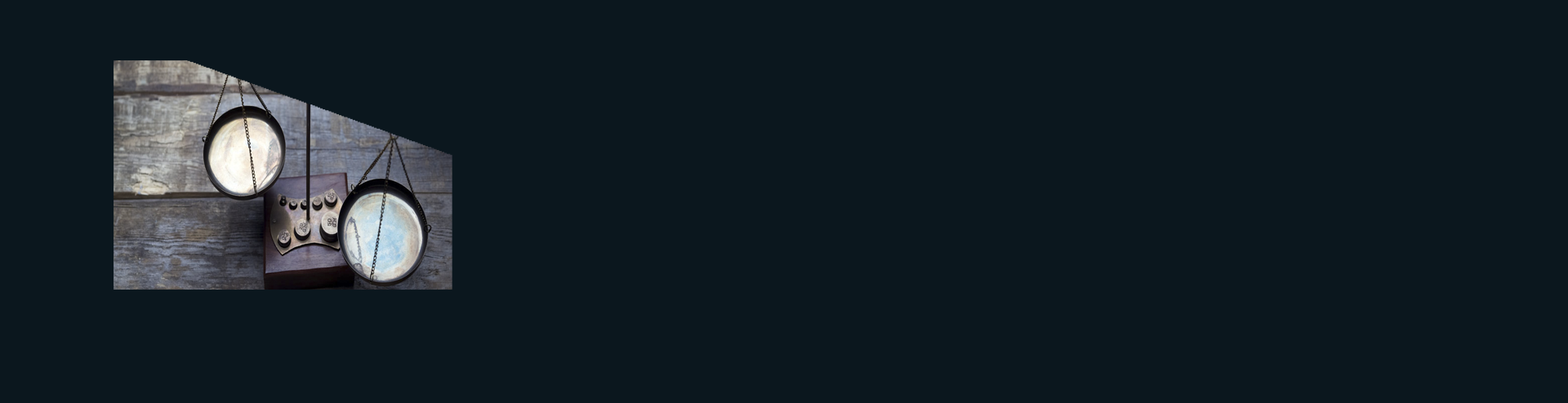
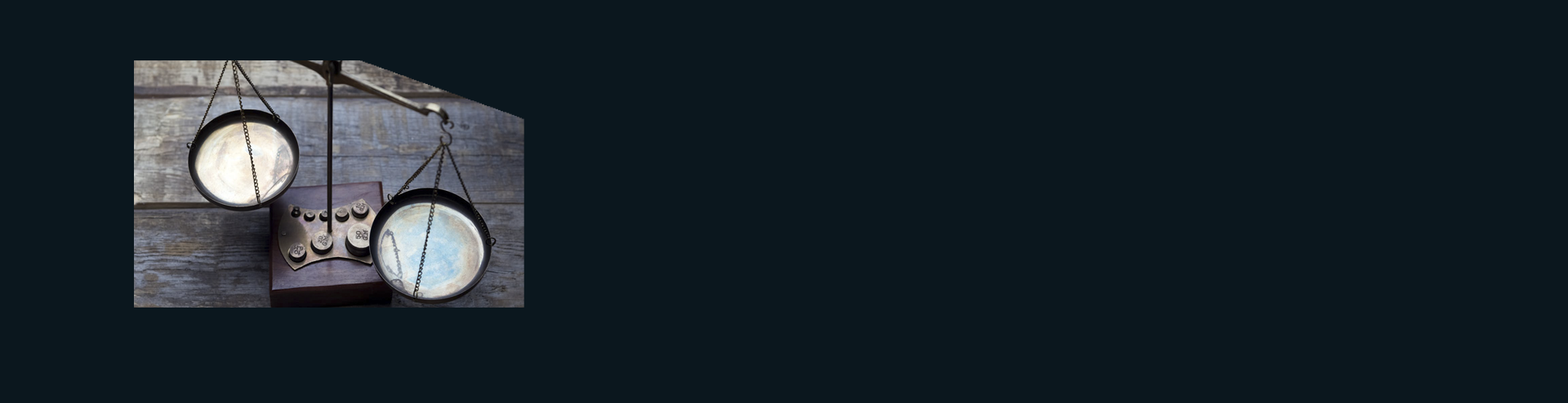
Layered file, before and after one edit (1568x403). Changes by layer:
added layer "Layer 4" above "Layer 3" over [113, 60, 134, 290]
painted on "Shape 1" over [113, 60, 525, 308]
painted on "business-4" over [113, 60, 525, 308]
